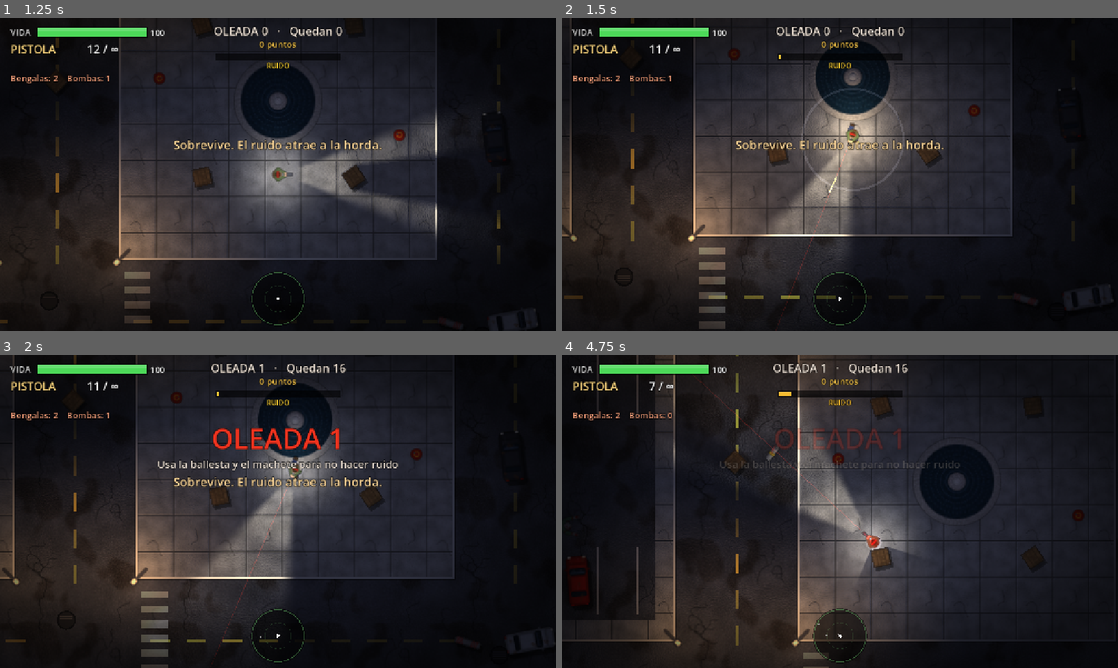
Above: before the commit, frames 1-4 (two rows, left to right).
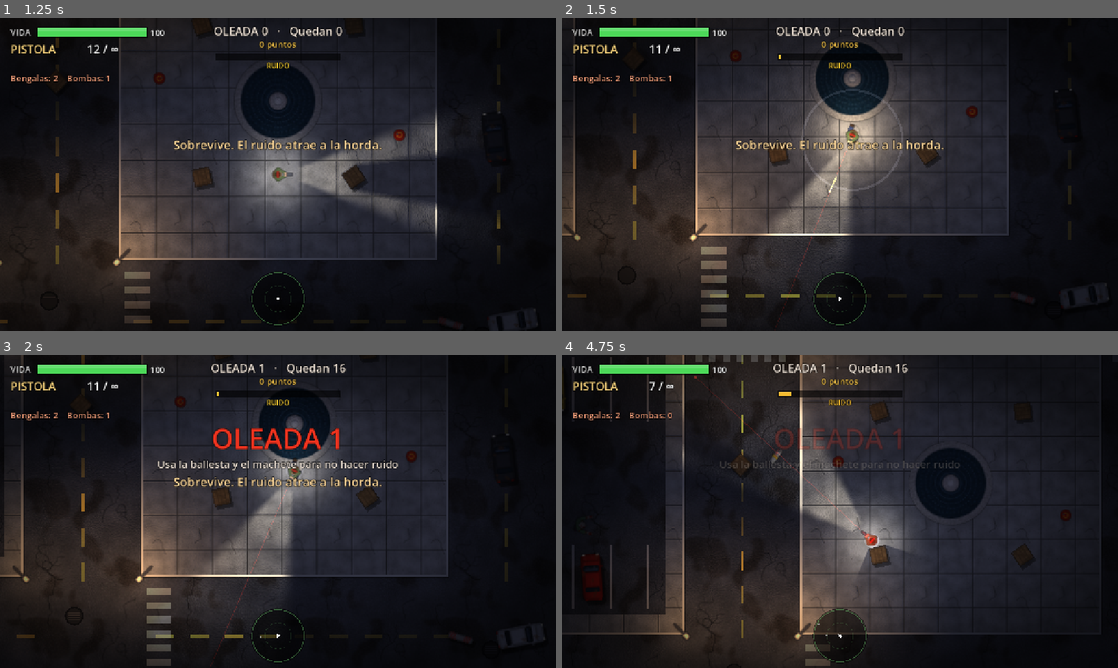
Above: after the commit, the same moments.

Repository: DonNadieX/Horda-cero
Game: Godot game, scene res://main.tscn
The game is run twice, just before and just after one commit, with the same random seed, the same clock (stepped at 60 frames per second) and the same inputs.
Inputs (mouse positions are in pixels of both pictures, inside the frame that each line leads up to):
- Up to frame 1 (1.25 s): click "JUGAR" at 0.5 s
- Up to frame 2 (1.5 s): tap Enter at 1.25 s; move the mouse to (812, 237) at 1.27 s; hold W from 1.28 s (still down); tap R at 1.35 s; click (812, 237) at 1.42 s
- Up to frame 3 (2 s): keep holding W; tap Space at 1.52 s
- Up to frame 4 (4.75 s): release W at 2 s; drag from (1006, 558) to (812, 574) at 2.02 s; move the mouse to (673, 464) at 2.77 s; hold A 2.78-3.5 s; tap E at 2.85 s; drag from (867, 511) to (673, 464) at 3.52 s; move the mouse to (756, 433) at 4.27 s; hold S from 4.28 s (still down); tap G at 4.35 s; tap Space at 4.52 s

Frame 1 is identical in both runs. In frame 2, 3.3% of the frame differs, in the area x 0-99%, y 0-100%; in frame 3, 5.2%; in frame 4, 7.6%, in the area x 0-100%, y 0-100%.

Commit message:
v1.3: temblor por trauma, micropausa de impacto y zoom dinamico
Ideas traidas de las optimizaciones del prototipo FPS, corregidas:
- Temblor de camara por trauma (crece con el cuadrado; ruido suave y
  ligera rotacion) en lugar del temblor lineal.
- Micropausa al decapitar (~45 ms) y al matar al bruto (~145 ms) con un
  temporizador que ignora time_scale, token para pausas solapadas y
  restauracion al reiniciar, salir o morir. Ajuste para desactivarla.
- Zoom dinamico (el FOV del 2D): se abre al correr y esquivar; golpe de
  zoom en explosiones y escopetazos.

Co-Authored-By: Claude Opus 5.5 <noreply@anthropic.com>
Claude-Session: https://claude.ai/code/session_013aiGqFrgYsVxjhZVpch2Eo

Diff:
--- a/juego/scripts/debug.gd
+++ b/juego/scripts/debug.gd
@@ -11,7 +11,7 @@
 # - Informe completo para compartir: se copia al portapapeles y se guarda (con una captura
 #   de pantalla) en Descargas/HordaCero o Documentos/HordaCero.
 
-const VERSION := "1.2"
+const VERSION := "1.3"
 const DIR := "user://depuracion"
 
 
--- a/juego/scripts/hud.gd
+++ b/juego/scripts/hud.gd
@@ -243,6 +243,7 @@
 		["relieve", "Relieve en texturas", "Mapas de normales: la luz da volumen al suelo y a los personajes"],
 		["res_reducida", "Resolución reducida", "Dibuja a 720p y escala: muchos más FPS en móviles"],
 		["vibracion", "Vibración", "Al recibir golpes y con explosiones"],
+		["impacto", "Micropausa de impacto", "Una fracción de segundo congelada al decapitar o matar al bruto"],
 		["depuracion", "Modo depuración", "Panel de rendimiento y registro detallado para informes"],
 	]
 	for o in opts:
--- a/juego/scripts/main.gd
+++ b/juego/scripts/main.gd
@@ -84,7 +84,12 @@
 var pfield_t := 0.0
 var pcell := Vector2i(-1, -1)
 var rng := RandomNumberGenerator.new()
-var shake := 0.0
+var trauma := 0.0
+var shake_t := 0.0
+var shake_noise := FastNoiseLite.new()
+var zoom_kick := 0.0
+var hitstop_token := 0
+var hitstop_last := 0
 var blink_t := 0.0
 
 var playing := false
@@ -120,6 +125,7 @@
 
 
 func _ready() -> void:
+	Engine.time_scale = 1.0
 	rng.randomize()
 	_load_settings()
 	Dbg.init_session()
@@ -172,7 +178,7 @@
 	if not settings.is_empty():
 		return
 	var mobile := OS.has_feature("mobile")
-	settings = {"sombras": not mobile, "relieve": true, "vibracion": true, "depuracion": false, "res_reducida": mobile}
+	settings = {"sombras": not mobile, "relieve": true, "vibracion": true, "depuracion": false, "res_reducida": mobile, "impacto": true}
 	var cf := ConfigFile.new()
 	if cf.load("user://ajustes.cfg") == OK:
 		for k in settings:
@@ -283,6 +289,8 @@
 
 	cam = Camera2D.new()
 	cam.zoom = Vector2(1.3, 1.3)
+	cam.ignore_rotation = false
+	shake_noise.frequency = 0.9
 	cam.limit_left = 0
 	cam.limit_top = 0
 	cam.limit_right = int(WORLD)
@@ -913,12 +921,14 @@
 
 
 func restart() -> void:
+	Engine.time_scale = 1.0
 	autostart = true
 	get_tree().paused = false
 	get_tree().reload_current_scene()
 
 
 func to_menu() -> void:
+	Engine.time_scale = 1.0
 	autostart = false
 	get_tree().paused = false
 	get_tree().reload_current_scene()
@@ -1078,6 +1088,8 @@
 	if over:
 		return
 	over = true
+	hitstop_token += 1
+	Engine.time_scale = 1.0
 	vibrate(300)
 	Dbg.note("JUEGO", "Partida terminada: oleada %d, %d puntos, %d s" % [wave, score, int(time_played)])
 	if score > best:
@@ -1171,12 +1183,53 @@
 	if player.aiming:
 		target += player.aim * 80.0
 	cam.position = cam.position.lerp(target, 1.0 - exp(-6.0 * delta))
-	shake = move_toward(shake, 0.0, delta * 30.0)
-	cam.offset = Vector2(randf_range(-shake, shake), randf_range(-shake, shake))
-
-
+	# Temblor por "trauma": cada golpe suma trauma y el temblor crece con su cuadrado,
+	# asi los golpes pequenos apenas mueven la camara y las explosiones la sacuden.
+	var real := delta / maxf(Engine.time_scale, 0.01)
+	trauma = maxf(0.0, trauma - real * 1.6)
+	shake_t += real * 60.0
+	var k := trauma * trauma
+	cam.offset = Vector2(shake_noise.get_noise_2d(shake_t, 0.0), shake_noise.get_noise_2d(0.0, shake_t)) * 26.0 * k
+	cam.rotation = shake_noise.get_noise_2d(shake_t, 100.0) * 0.045 * k
+	# Zoom dinamico (el "FOV" del 2D): se abre al correr y esquivar, y da un golpe en las explosiones.
+	var z := 1.3
+	if player.dodge_t > 0.0:
+		z = 1.2
+	elif player.velocity.length() > 150.0:
+		z = 1.26
+	zoom_kick = move_toward(zoom_kick, 0.0, real * 0.5)
+	var cz := lerpf(cam.zoom.x, z - zoom_kick, 1.0 - exp(-5.0 * real))
+	cam.zoom = Vector2(cz, cz)
+
+
+# Compatibilidad con las llamadas existentes: v es la intensidad en pixeles de antes.
 func shake_cam(v: float) -> void:
-	shake = maxf(shake, v)
+	trauma = minf(1.0, trauma + v / 22.0)
+
+
+func zoom_punch(v: float) -> void:
+	zoom_kick = minf(0.12, zoom_kick + v)
+
+
+# Micropausa de impacto. El temporizador ignora el time_scale (si no, 0,05 s a velocidad
+# 0,1 durarian medio segundo) y un "token" evita que una pausa vieja corte a una nueva.
+func hitstop(dur: float, force := false) -> void:
+	if not settings["impacto"] or over or not playing or get_tree().paused:
+		return
+	var now := Time.get_ticks_msec()
+	if not force and now - hitstop_last < 250:
+		return
+	hitstop_last = now
+	hitstop_token += 1
+	var tok := hitstop_token
+	Engine.time_scale = 0.05
+	await get_tree().create_timer(dur, true, false, true).timeout
+	if tok == hitstop_token:
+		Engine.time_scale = 1.0
+
+
+func _exit_tree() -> void:
+	Engine.time_scale = 1.0
 
 
 func vibrate(ms: int) -> void:
@@ -1307,6 +1360,7 @@
 func explode(pos: Vector2, radius: float, dmg: float) -> void:
 	sfx.play("explode", 4.0, pos)
 	shake_cam(16.0)
+	zoom_punch(0.07)
 	vibrate(120)
 	fx_top.add(fx_top.FLASH, pos, Vector2.ZERO, 0.35, radius * 0.9, Color(1.0, 0.6, 0.25, 0.9))
 	fx_top.add(fx_top.FLASH, pos, Vector2.ZERO, 0.18, radius * 0.45, Color(1.0, 0.95, 0.7, 1.0))
@@ -1451,6 +1505,10 @@
 	if headshot:
 		headshots += 1
 		score += 5
+		hitstop(0.045)
+	if z.kind == "bruto":
+		hitstop(0.14, true)
+		shake_cam(14.0)
 	var pos: Vector2 = z.global_position
 	if z.kind == "bruto":
 		spawn_pickup("med", pos + Vector2(-16, 0))
--- a/juego/scripts/player.gd
+++ b/juego/scripts/player.gd
@@ -351,7 +351,9 @@
 		muzzle_light.energy = 1.4 if not quiet else 0.5
 		game.fx_ground.add(game.fx_ground.SHELL, global_position + aim.orthogonal() * 6.0, aim.orthogonal().rotated(randf_range(-0.4, 0.4)) * randf_range(90.0, 150.0), 0.5, 1.0, Color(0.85, 0.65, 0.25), 6.0, randf() * TAU)
 	recoil = 1.0
-	game.shake_cam(2.5 if w["pellets"] == 1 else 6.0)
+	game.shake_cam(3.5 if w["pellets"] == 1 else 8.0)
+	if w["pellets"] > 1:
+		game.zoom_punch(0.025)
 	if w["mag"] == 0 and w["reserve"] != 0:
 		start_reload()
 
Not shown, changed: juego/export_presets.cfg
